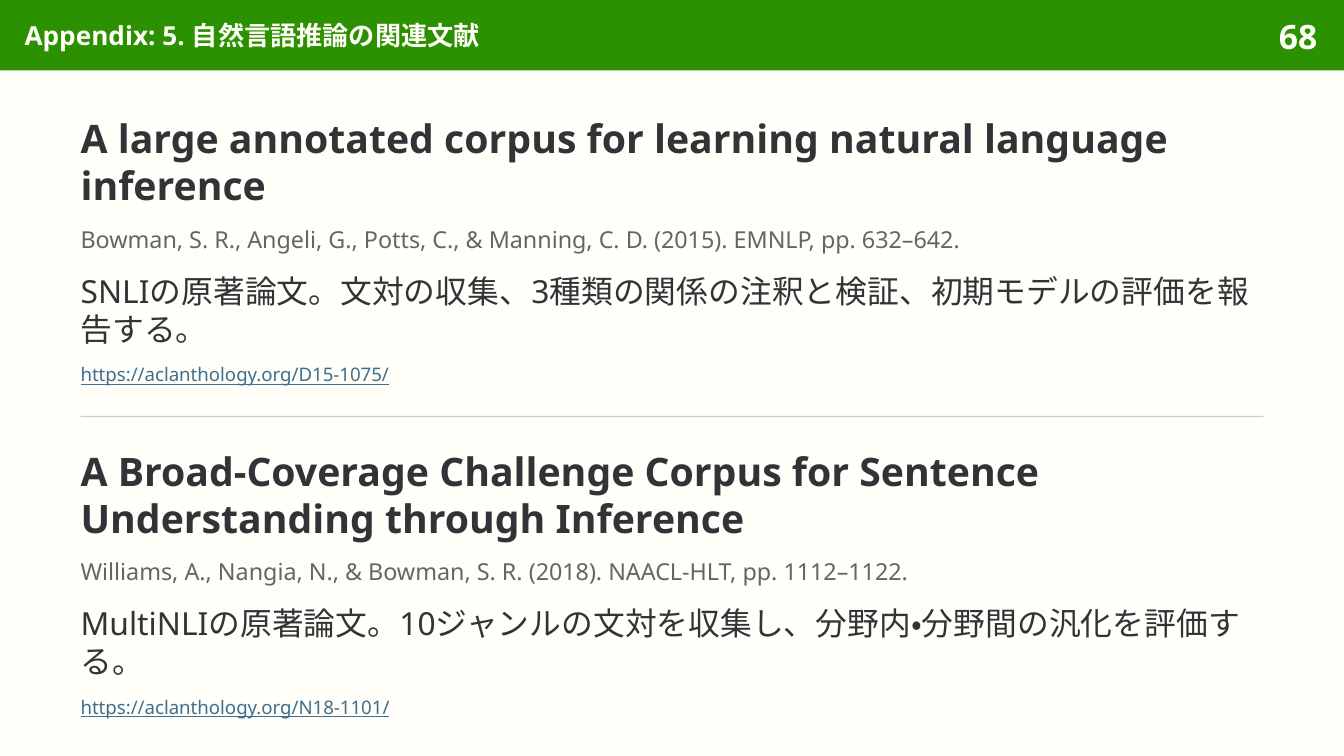
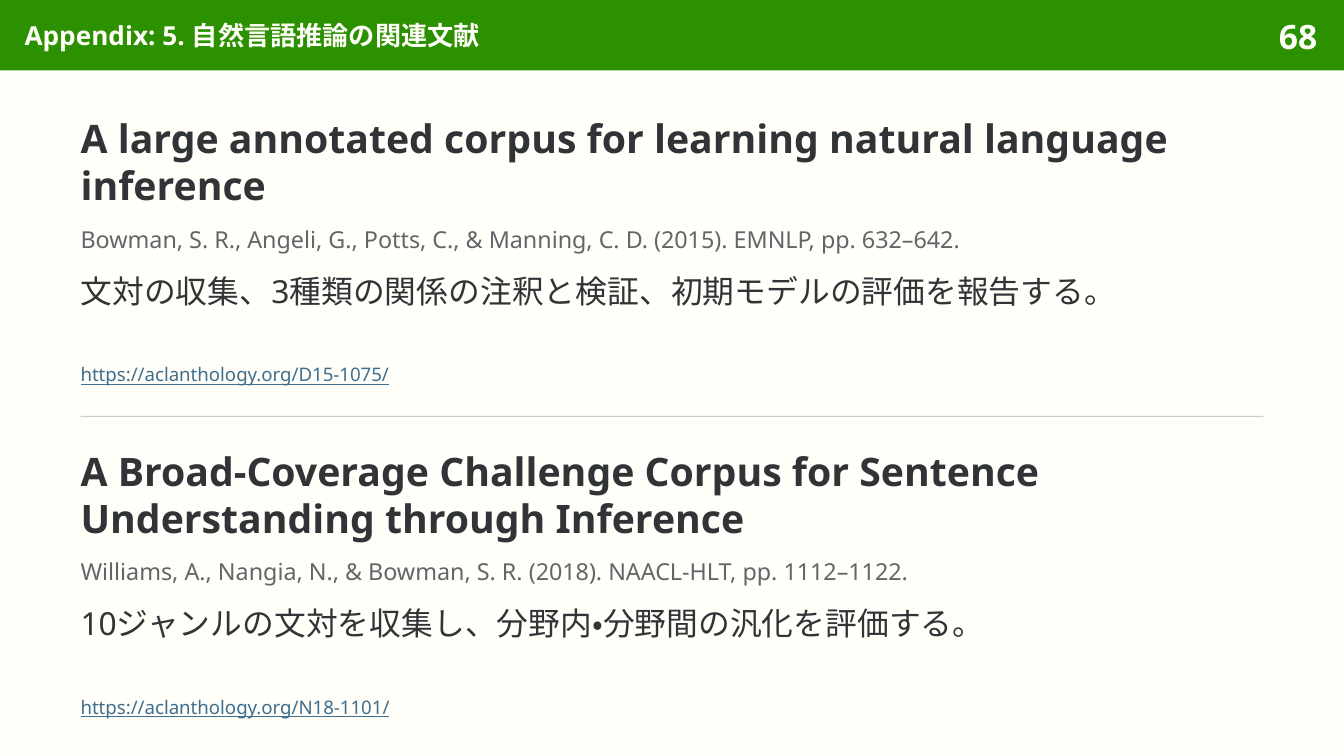
Before and after one commit to sasakiy84/datasets-in-10-minutes, a slide deck: slide 68 of slides/datasets-in-10-minutes-snli.pptx. Drawn at 1344x756 pixels with LibreOffice and Linux fonts; fonts in the diff are those of the drawing. Boxes give left, top, right and bottom in pixels: in the first picture for what was removed or moved away, otherwise in the second. Text is boxed around its words. In the diff, an @@ line names an element or a change of style, - is before the commit and + after.

Commit message:
slides(snli): refine Japanese wording and pair translations

```diff
--- a/slides/datasets-in-10-minutes-snli.pptx
+++ b/slides/datasets-in-10-minutes-snli.pptx
@@ text at bbox=[81, 276, 1117, 306]: text changed @@
-SNLIの原著論文。文対の収集、3種類の関係の注釈と検証、初期モデルの評価を報告する。
+文対の収集、3種類の関係の注釈と検証、初期モデルの評価を報告する。
@@ text at bbox=[81, 608, 985, 638]: text changed @@
-MultiNLIの原著論文。10ジャンルの文対を収集し、分野内・分野間の汎化を評価する。
+10ジャンルの文対を収集し、分野内・分野間の汎化を評価する。
```
Also in this commit, not shown: 3 other slides changed, 3 other files.
